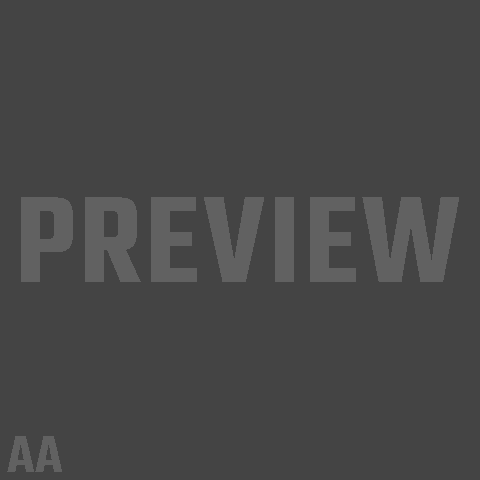
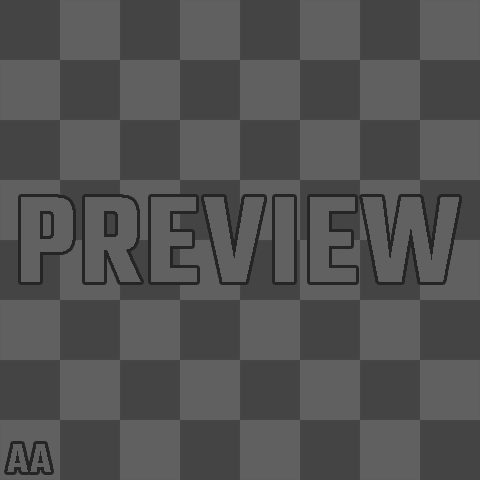
Two versions of the same layered image (480px x 480px). Layer-by-layer changes:
hid "Wypełnienie kolorem 1" (1st of 2) over [0, 0, 480, 480]
painted on "PREVIEW" over [40, 197, 459, 282]
painted on "AA" over [7, 436, 62, 472]
"Wypełnienie kolorem 1" (2nd of 2): blend normal → addition over [0, 0, 480, 480]
removed layer "Warstwa 0" over [0, 0, 480, 480]
added layer "uvGrid_CheckerBoard" (15%) over [0, 0, 480, 480]
